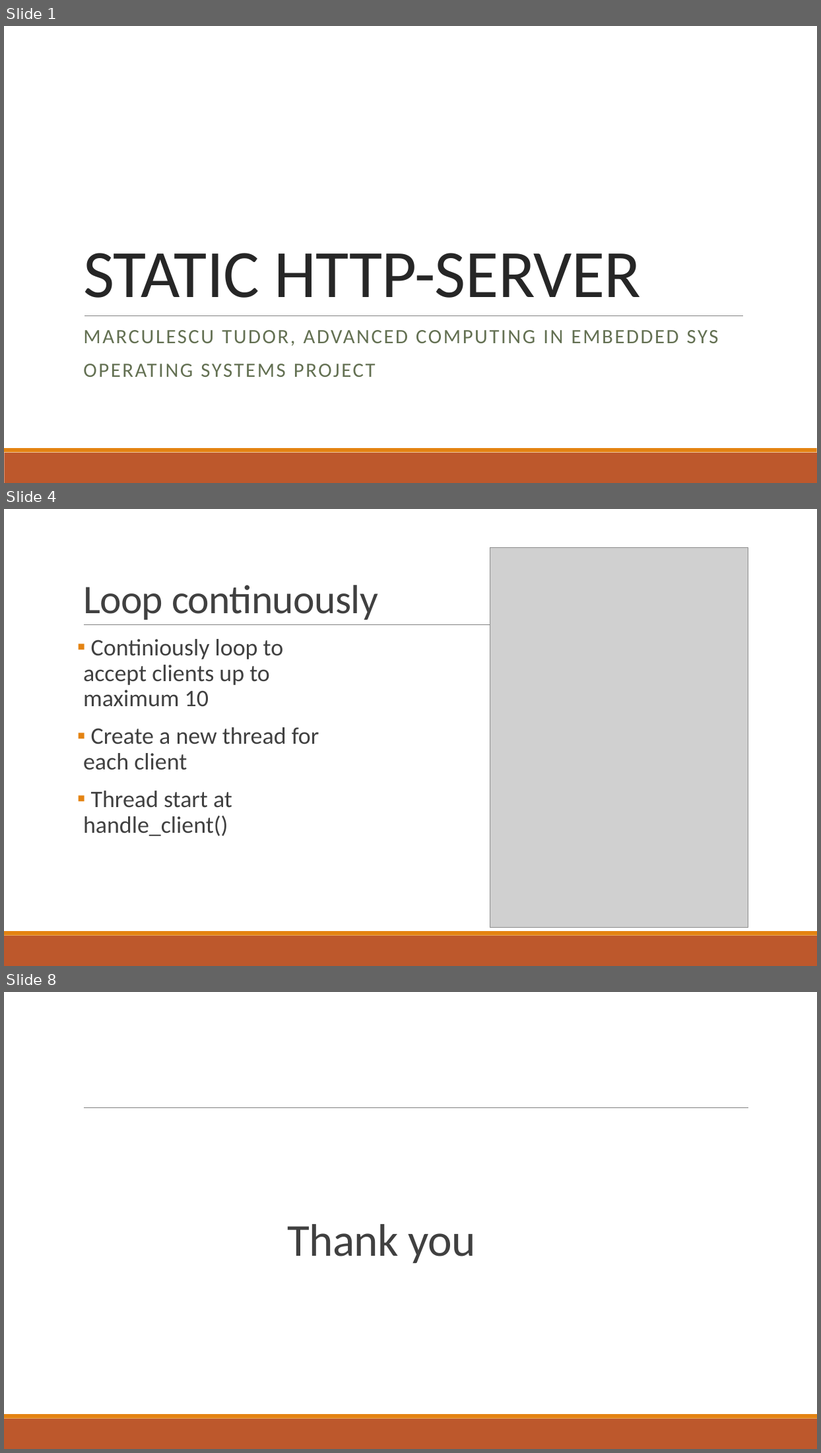
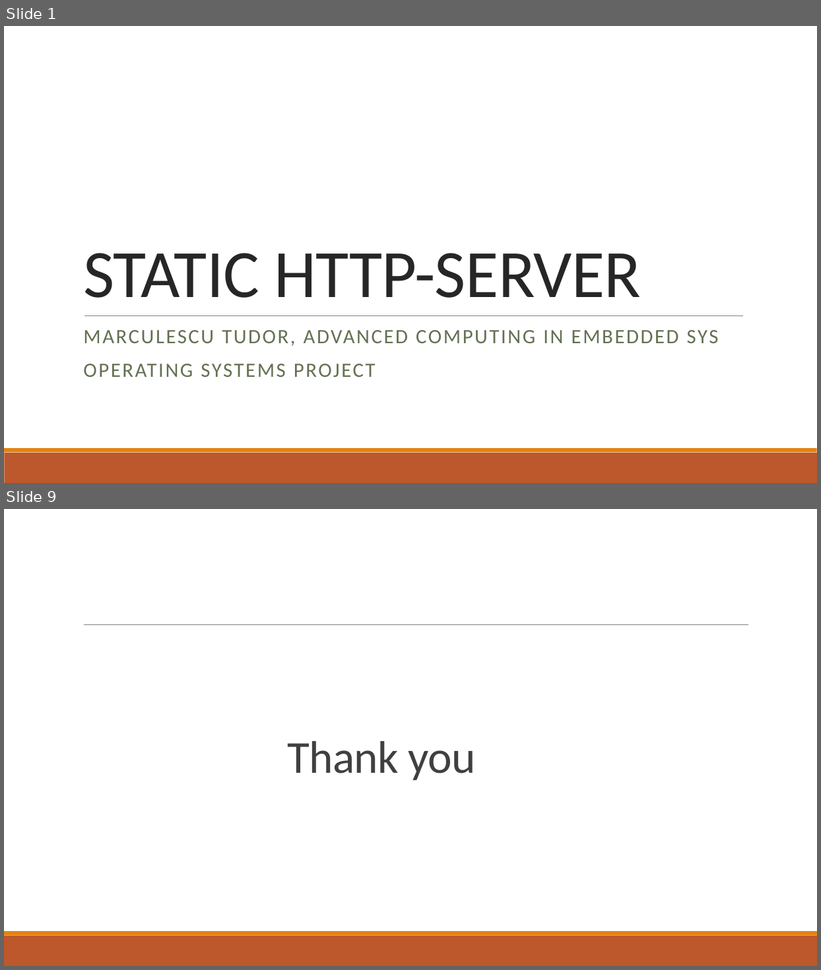
Before and after one commit to marcutudor79/http-server-static, a slide deck: docs/presentation.pptx. Shown one above the other, each under a label of ours: slides 1, 4 and 8 before the commit, slides 1 and 9 after it; the slides between them are not shown. The pictures are 821x1453 and 821x970 pixels, drawn with LibreOffice and Linux fonts; fonts in the diff are those of the drawing; grey boxes stand for pictures. Boxes give left, top, right and bottom in pixels: in the first picture for what was removed or moved away, otherwise in the second. Text is boxed around its words. In the diff, an @@ line names an element or a change of style, - is before the commit and + after.

```diff
--- a/docs/presentation.pptx
+++ b/docs/presentation.pptx
@@ slide 4 removed at [4,509,817,966], background #FFFFFF; not listed: 3 template elements that a slide beside it also shows @@
@@ picture removed at [490,548,748,928] @@
@@ title removed at [83,585,378,620] @@
-Loop continuously
@@ text removed at [83,639,319,836] @@
-▪ Continiously loop to accept clients up to maximum 10
-▪ Create a new thread for each client
-▪ Thread start at handle_client()
@@ what was slide 8 is now slide 9 @@
```
Also in this commit, not shown: 5 slides changed, 2 slides added, 1 other file.
